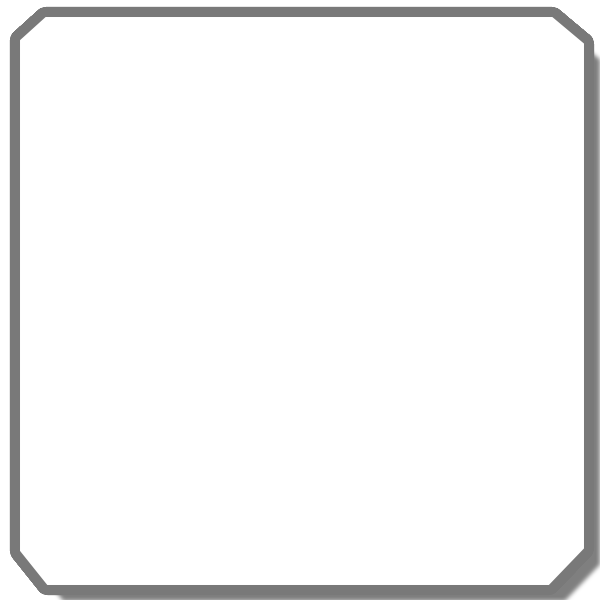
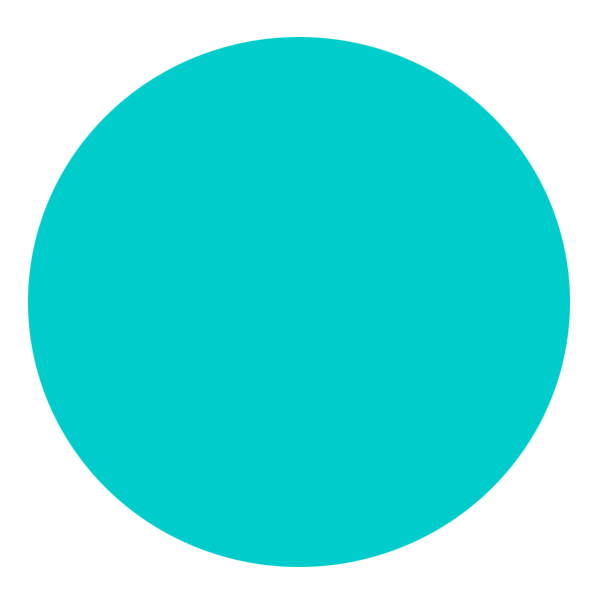
Layer changes from the first w=600, h=600 image to the second:
added group "v3" with 2 layers above "v2" over (20, 17, 584, 585)
added layer "cricle" (1st of 2, in "v3") in group "v3" over (28, 37, 570, 567)
hid group "v2" (2 layers) over (20, 17, 584, 585)
